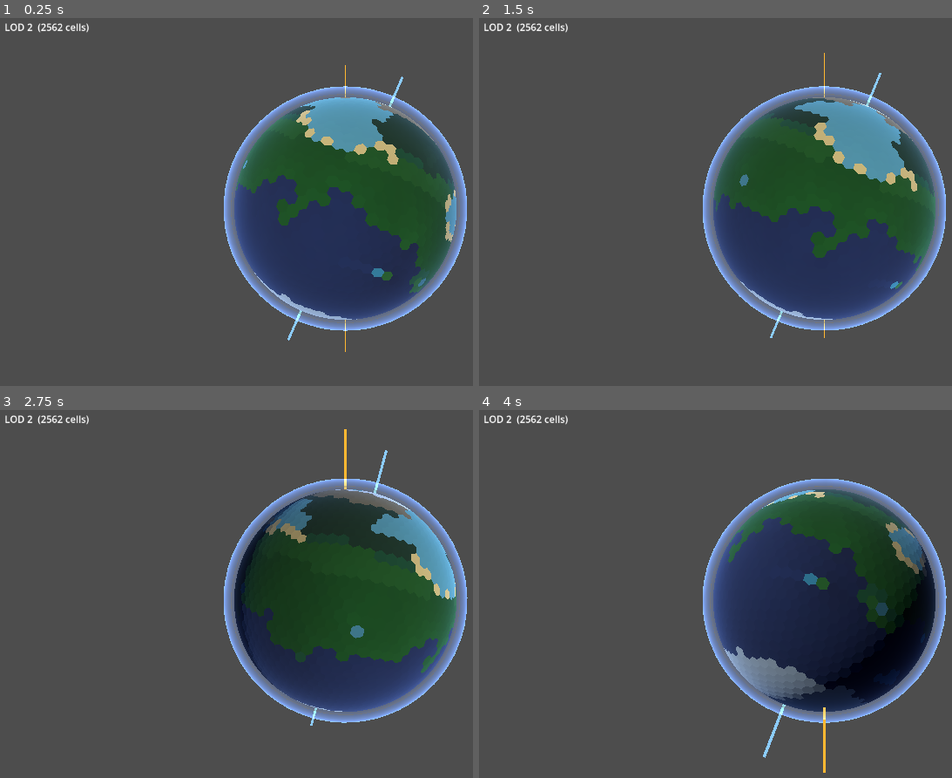
Above: before the commit, frames 1-4 (two rows, left to right).
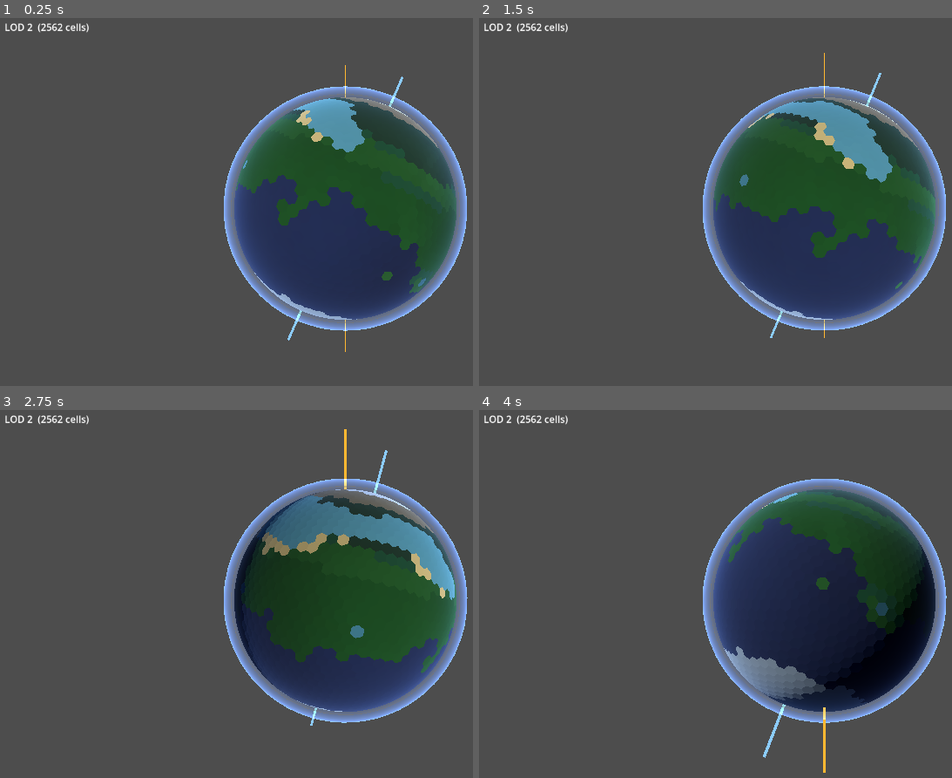
Above: after the commit, the same moments.

Repository: Halfwhit/hex-planet-gen
Game: Godot game, scene res://scenes/Main.tscn
Same seed, same stepped clock (60 frames per second), same inputs: the game is played once before the commit and once after it.
Inputs (mouse positions are in pixels of both pictures, inside the frame that each line leads up to):
- Up to frame 1 (0.25 s): no input
- Up to frame 2 (1.5 s): tap Enter at 0.5 s; move the mouse to (outside the picture) at 0.52 s; tap E at 0.6 s; click (outside the picture) at 0.67 s; drag from (687, 227) to (791, 286) at 1.27 s
- Up to frame 3 (2.75 s): move the mouse to (416, 513) at 2.02 s; tap E at 2.1 s; click (416, 513) at 2.17 s
- Up to frame 4 (4 s): drag from (791, 678) to (616, 542) at 2.77 s; move the mouse to (outside the picture) at 3.52 s; tap E at 3.6 s; click (outside the picture) at 3.67 s

The runs differ from the first frame. In frame 1, 1.4% of the frame differs, in the area x 62-97%, y 21-71%; in frame 2, 1.4%; in frame 3, 2.6%, in the area x 54-97%, y 21-52%; in frame 4, 0.8%.

Commit message:
Improve tectonic mountain ranges
Three changes to make mountain ranges prominent and geologically consistent:

1. Bellman-Ford decay 0.72 → 0.86, MAX_HOPS 12 → 22: slower propagation
   decay spreads each collision zone ~7 cells wide instead of ~2, producing
   recognisable mountain bands rather than isolated peaks.

2. Continental-continental collision effect × 1.5: C-C zones (Himalayas / Alps)
   now produce visibly taller ranges than C-O zones (Andes / Cascades),
   which keeps the base p_mountain_height multiplier.

3. Remove temperature gate from BIOME_MOUNTAIN: altitude alone now determines
   mountain biome so tropical-latitude ranges (Andes, Himalayas) are classified
   correctly instead of falling through to grassland/forest.

Co-Authored-By: Claude Sonnet 4.6 <noreply@anthropic.com>

Diff:
--- a/scripts/HexPlanet.gd
+++ b/scripts/HexPlanet.gd
@@ -374,10 +374,15 @@
 				var conv: float = (my_drift - plate_drifts[nb_p]).dot(toward)
 				var eff: float
 				if conv > 0.0:
-					if not my_oceanic:
+					if not my_oceanic and not nb_oceanic:
+						# Continental-continental collision — Himalaya / Alps style.
+						# Extra multiplier (1.5×) produces the tallest ranges.
+						eff = conv * p_mountain_height * 1.5
+					elif not my_oceanic:
+						# Continental overriding oceanic — Andes / Cascades style.
 						eff = conv * p_mountain_height
 					elif not nb_oceanic:
-						eff = -conv * 0.45  # subduction trench
+						eff = -conv * 0.45  # subduction trench (oceanic side)
 					else:
 						eff = conv * 0.18   # oceanic-oceanic island arc
 				else:
@@ -407,8 +412,10 @@
 	# Bellman-Ford style: each pass lets the strongest reachable effect win
 	# from any direction, so mountain ranges extend naturally on both sides of
 	# a collision zone with no single-direction blocking artefacts.
-	const DECAY: float = 0.72
-	const MAX_HOPS: int = 12
+	# DECAY 0.86 gives a ~7-cell-wide mountain band from a continental collision
+	# (vs. ~2 cells with the old 0.72), which reads as a proper range.
+	const DECAY: float = 0.86
+	const MAX_HOPS: int = 22
 
 	var propagated: Array[float] = boundary_effect.duplicate()
 	for _hop: int in MAX_HOPS:
@@ -488,7 +495,9 @@
 		return BIOME_TUNDRA
 
 	# Rocky mountains at moderate altitude (below the snow line).
-	if alt > 0.58 and temperature < 0.58 and not near_ocean:
+	# Temperature is not gated here — altitude alone determines mountain biome
+	# so tropical ranges (Andes, Himalayas) are classified correctly.
+	if alt > 0.58 and not near_ocean:
 		return BIOME_SNOW if temperature < 0.32 else BIOME_MOUNTAIN
 
 	# Boreal / taiga zone.
